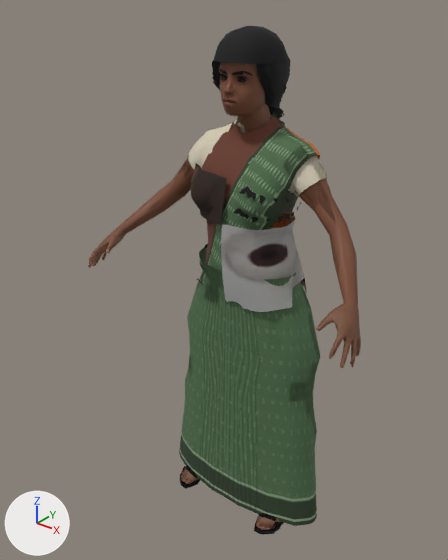
Before and after pictures for a commit that changed the glTF model godot-chennai/assets/people/sanitation_worker_f.glb.
Camera for both pictures: a 50 mm camera at (1.053, -1.481, 1.722) aimed at (-0.052, -0.1, 0.866). Lighting does not change. The marker at lower left points along +X, +Y and +Z. The picture after the commit comes second. Vertices at exactly the same position are counted once.

Before the edit, the objects in view are built like this:
```python
me_body = bpy.data.meshes.new('Body')
me_body.from_pydata(...)  # 5874 vertices, 8529 faces; spans x -0.49..0.49, y -0.31..0.11, z 0.0..1.61
# faces by material slot: [2538, 5991]
me_body.materials.append(mat_skin)  # picture img_sanitation_worker_f_skin
me_body.materials.append(mat_outfit)
me_body_lod1 = bpy.data.meshes.new('Body_LOD1')
me_body_lod1.from_pydata(...)  # 2626 vertices, 3383 faces; spans x -0.49..0.49, y -0.31..0.11, z 0.0..1.61
# faces by material slot: [966, 2417]
me_body_lod1.materials.append(mat_skin)  # picture img_sanitation_worker_f_skin
me_body_lod1.materials.append(mat_outfit)
ob_body = bpy.data.objects.new('Body', me_body)
ob_body.location = (0.0, 0.0, 0.0)
ob_body_lod1 = bpy.data.objects.new('Body_LOD1', me_body_lod1)
ob_body_lod1.location = (0.0, 0.0, 0.0)
```
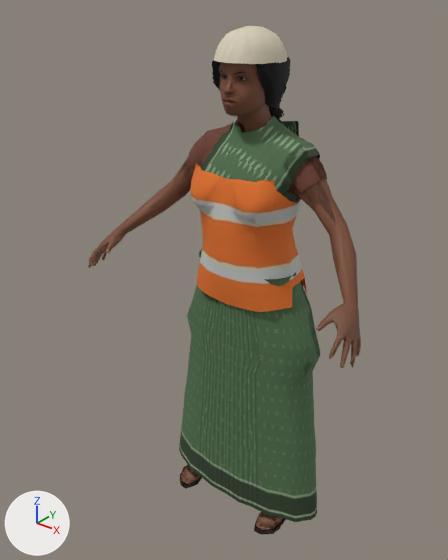
The change, as a diff of the scene's bpy script:
```diff
--- a/godot-chennai/assets/people/sanitation_worker_f.glb.py
+++ b/godot-chennai/assets/people/sanitation_worker_f.glb.py
@@ me_body @@
 # used by ob_body; location = (0.0, 0.0, 0.0)
-me_body.from_pydata(...)  # 5874 vertices, 8529 faces; spans x -0.49..0.49, y -0.31..0.11, z 0.0..1.61
+me_body.from_pydata(...)  # 5906 vertices, 8571 faces; spans x -0.49..0.49, y -0.31..0.12, z 0.0..1.61
+# me_body part 1: 321 vertices moved from x -0.31..0.31, y -0.16..0.1, z 0.02..1.04 to x -0.31..0.31, y -0.16..0.1, z 0.04..1.04; 32 vertices added at x -0.21..0.09, y 0.03..0.12, z 0.63..1.35
+# me_body part 2: 2154 kept faces spanning x -0.24..0.24, y -0.2..0.11, z 0.0..1.61 get new texture (UV) coordinates
 me_body.materials.append(mat_skin)
@@ me_body_lod1 @@
 # used by ob_body_lod1; location = (0.0, 0.0, 0.0)
-me_body_lod1.from_pydata(...)  # 2626 vertices, 3383 faces; spans x -0.49..0.49, y -0.31..0.11, z 0.0..1.61
+me_body_lod1.from_pydata(...)  # 2635 vertices, 3383 faces; spans x -0.49..0.49, y -0.31..0.12, z 0.0..1.61
+# me_body_lod1 part 3: 30 vertices moved from x -0.21..0.22, y -0.13..0.08, z 0.02..1.48 to x -0.2..0.22, y -0.13..0.09, z 0.03..1.48; 172 vertices removed from x -0.46..0.31, y -0.28..0.11, z 0.0..1.55; 151 vertices added at x -0.4..0.31, y -0.28..0.1, z 0.04..1.3
+# me_body_lod1 part 4: 955 kept faces spanning x -0.24..0.24, y -0.2..0.11, z 0.0..1.61 get new texture (UV) coordinates
+# other edits to the shape of me_body_lod1 do not show in these pictures
 me_body_lod1.materials.append(mat_skin)
```

What differs and where, as boxes [x1, y1, x2, y2] in the pictures (448 x 560 px; the box of a moved part takes in the faces that stretch with it):
part 1 of me_body, moved or reshaped
    before: [179, 217, 320, 526]
    after: [179, 121, 320, 522]
part 2 of me_body, surface changed
    both: [180, 26, 327, 534]
part 3 of me_body_lod1, moved or reshaped
    before: [92, 72, 318, 526]
    after: [179, 285, 318, 522]
part 4 of me_body_lod1, surface changed
    both: [180, 26, 320, 534]
